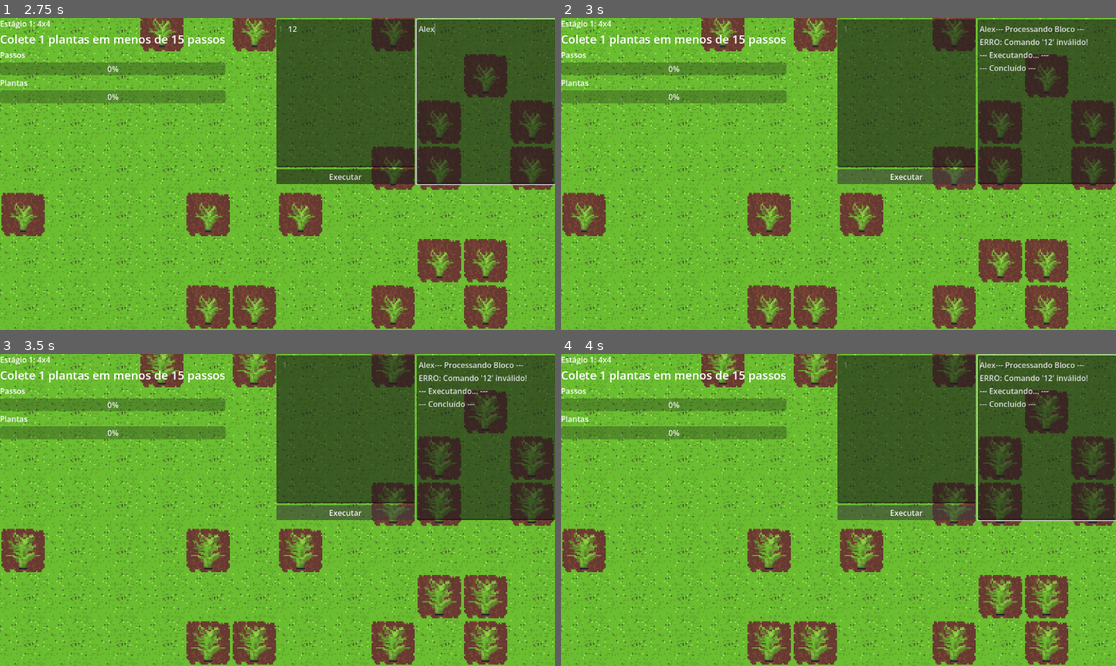
Above: before the commit, frames 1-4 (two rows, left to right).
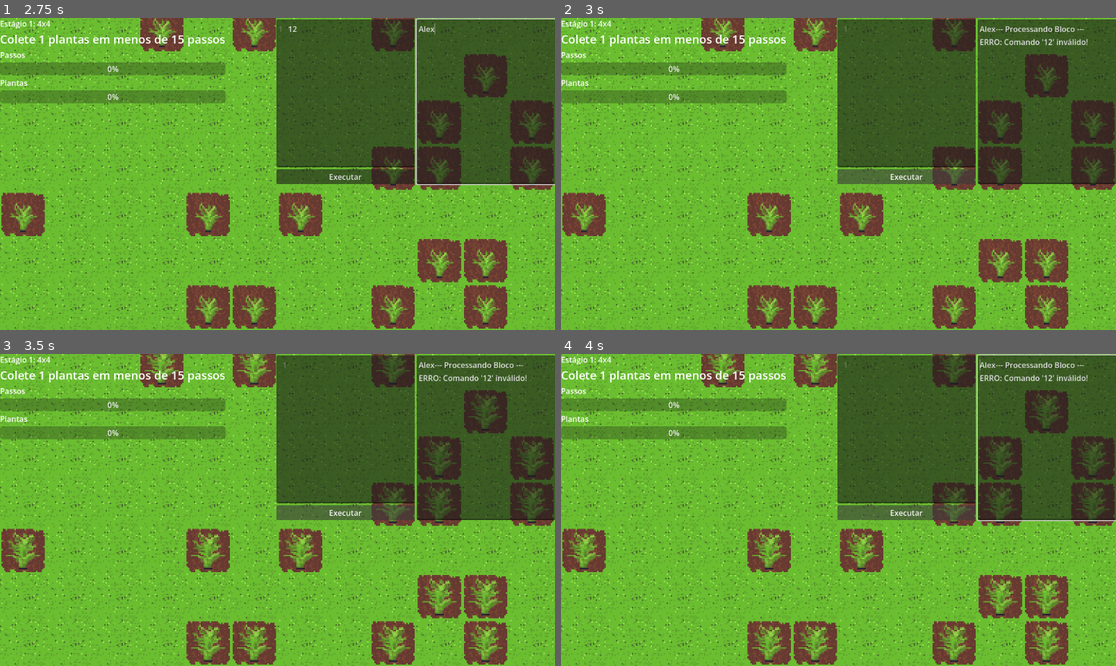
Above: after the commit, the same moments.

Repository: GameLab-UERJ/Monitoria-Estruturas-Algoritmos
Game: Godot game, scene res://scenes/control.tscn
Same seed, same stepped clock (60 frames per second), same inputs: the game is played once before the commit and once after it.
Inputs (mouse positions are in pixels of both pictures, inside the frame that each line leads up to):
- Up to frame 1 (2.75 s): click (294, 236) at 0.52 s; type "12" at 0.6 s; click (294, 286) at 0.75 s; type "12" at 0.83 s; click "Iniciar jogo" at 1.25 s; click (344, 92) at 2.02 s; type "12" at 2.1 s; click (488, 102) at 2.25 s; type "Alex" at 2.33 s
- Up to frame 2 (3 s): click "Executar" at 2.75 s
- Up to frame 3 (3.5 s): no input
- Up to frame 4 (4 s): hold Right (ui_right) from 3.53 s (still down)

Frame 1 is identical in both runs. In frame 2, 0.2% of the frame differs, in the area x 75-88%, y 10-17%; in frame 3, 0.2%; in frame 4, 0.2%.

Commit message:
Sprint 8.3.1: Adicionando função simples de repetição de movimentos

Diff:
--- a/scripts/prompt_de_comando.gd
+++ b/scripts/prompt_de_comando.gd
@@ -2,6 +2,7 @@
 @onready var editor = $HBoxContainer/VBoxContainer/EntradaComandos
 @onready var historico = $HBoxContainer/TextEdit
 @onready var game_manager = %GameManager
+
 const COMANDOS_VALIDOS = ["move_left", "move_right", "move_up", "move_down", "plant", "collect"]
 var actions = []
 
@@ -12,43 +13,86 @@
 	var texto_completo = editor.text
 	var linhas = texto_completo.split("\n")
 	historico.text += "--- Processando Bloco ---\n"
-	for linha in linhas:
-		var comando = linha.strip_edges()
-		if not comando.is_empty():
-			if comando in COMANDOS_VALIDOS:
-				actions.append(comando)
-				historico.text += "> Adicionado: " + comando + "\n"
+	var erro = _parsear_linhas(linhas)
+	if not erro:
+		executar_acoes()
+	editor.clear()
+
+func _parsear_linhas(linhas: Array) -> bool:
+	var i = 0
+	while i < linhas.size():
+		var linha = linhas[i]
+		var linha_limpa = linha.strip_edges()
+		if linha_limpa.is_empty():
+			i += 1
+			continue
+		var regex = RegEx.new()
+		regex.compile("^repeat\\((\\d+)\\):$")
+		var resultado = regex.search(linha_limpa)
+
+		if resultado:
+			var n = resultado.get_string(1).to_int()
+			if n <= 0:
+				historico.text += "ERRO: repeat() precisa de número maior que zero.\n"
+				return true
+			var cmds_bloco = []
+			i += 1
+			while i < linhas.size():
+				var prox = linhas[i]
+				if prox.length() > 0 and (prox[0] == "\t" or prox[0] == " "):
+					var cmd = prox.strip_edges()
+					if cmd.is_empty():
+						i += 1
+						continue
+					if cmd in COMANDOS_VALIDOS:
+						cmds_bloco.append(cmd)
+						historico.text += "> Bloco: " + cmd + "\n"
+					else:
+						historico.text += "ERRO: Comando '" + cmd + "' inválido dentro de repeat()!\n"
+						return true
+					i += 1
+				else:
+					break
+			if cmds_bloco.is_empty():
+				historico.text += "ERRO: repeat() sem comandos dentro do bloco.\n"
+				return true
+			historico.text += "> Expandindo " + str(cmds_bloco.size()) + " comando(s) × " + str(n) + "\n"
+			for _rep in range(n):
+				for cmd in cmds_bloco:
+					actions.append(cmd)
+		else:
+			if linha_limpa in COMANDOS_VALIDOS:
+				actions.append(linha_limpa)
+				historico.text += "> Adicionado: " + linha_limpa + "\n"
 			else:
-				historico.text += "ERRO: Comando '" + comando + "' inválido!\n"
-	editor.clear()
-	executar_acoes()
+				historico.text += "ERRO: Comando '" + linha_limpa + "' inválido!\n"
+				return true
+			i += 1
+	return false
 
 func executar_acoes():
 	historico.text += "--- Executando... ---\n"
 	var mapa = get_node("../../TileMapLayer")
 	var player = get_node("../../Player")
+
 	for acao in actions:
 		var sucesso = false
 		var erro_msg = ""
 		match acao:
 			"move_left", "move_right", "move_up", "move_down":
-				# 1. Pega a posição exata de agora
 				var pos_antes = player.position
 				player.mover_por_comando(acao)
 				await get_tree().create_timer(0.2).timeout
 				if player.position.distance_to(pos_antes) > 1.0:
 					sucesso = true
 				else:
-					sucesso = false
 					erro_msg = "Movimento bloqueado!"
-
 			"plant":
 				player.mover_por_comando("plant")
 				await player.movement_finished
 				sucesso = mapa.tentar_plantar(player.position)
 				if not sucesso:
 					erro_msg = "Solo inválido!"
-
 			"collect":
 				player.mover_por_comando("collect")
 				await player.movement_finished
